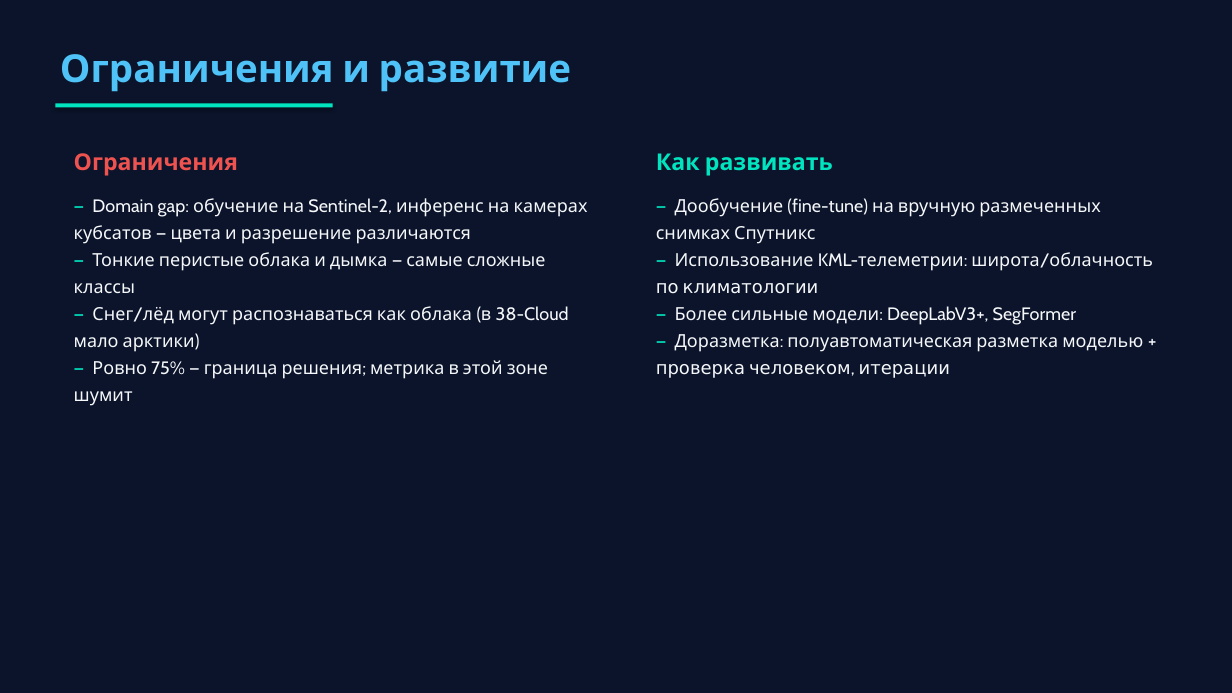
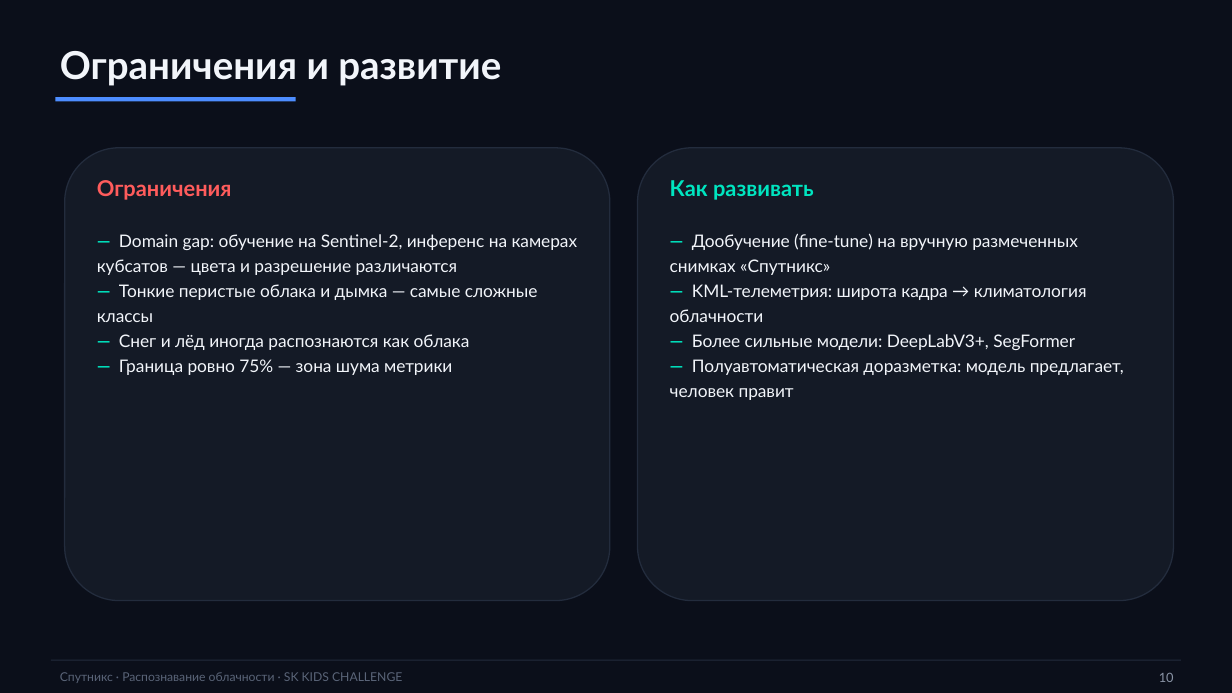
Before and after one commit to Kot3loy/sputnix-cloud-detection, a slide deck: slide 10 of presentation/Sputnix_cloud_detection.pptx. Drawn at 1232x693 pixels with LibreOffice and Linux fonts; fonts in the diff are those of the drawing. Boxes give left, top, right and bottom in pixels: in the first picture for what was removed or moved away, otherwise in the second. Text is boxed around its words. In the diff, an @@ line names an element or a change of style, - is before the commit and + after.

```diff
--- a/presentation/Sputnix_cloud_detection.pptx
+++ b/presentation/Sputnix_cloud_detection.pptx
@@ rectangle at (0,0,1232,693): fill #0B142A to #0B0F1A @@
@@ text "Ограничения и развитие" at (60,51,501,86): font Cabin to Lato, text colour #4FC3F7 to #F2F5FA @@
@@ rectangle: place and size @@
-rectangle at (55,104,333,107)
+rectangle at (55,97,296,102)
@@ rectangle at (55,97,296,102): fill #00E5C0 to #4D8DFF; shadow off @@
@@ rounded rectangle added at (65,148,610,601), fill #141A26, outline #232C3D 1 pt @@
@@ rounded rectangle added at (638,148,1174,601), fill #141A26, outline #232C3D 1 pt @@
@@ text "Ограничения": place and size @@
-text "Ограничения" at (74,153,238,176)
+text "Ограничения" at (97,180,232,200)
@@ text "Ограничения" at (97,180,232,200): size 18 to 17 pt, font Cabin to Lato, text colour #EF5350 to #FF5C5C @@
@@ text "Как развивать": place and size @@
-text "Как развивать" at (656,153,833,176)
+text "Как развивать" at (670,180,814,200)
@@ text "Как развивать" at (670,180,814,200): size 18 to 17 pt, font Cabin to Lato @@
@@ text "— Domain gap: обучение на ...": place and size @@
-text "— Domain gap: обучение на ..." at (74,198,588,406)
+text "— Domain gap: обучение на ..." at (97,234,578,375)
@@ text at (97,234,578,322): size 14 to 13.5 pt, font Cabin to Lato in "— Domain gap: обучение на Sentinel-2, инференс ...", "— Тонкие перистые облака и дымка — ..."; text colour #F5F7FA to #F2F5FA in "Domain gap: обучение на Sentinel-2, инференс на ...", "Тонкие перистые облака и дымка — самые ..."; line spacing 1.25 to 1.2 @@
@@ text "— Дообучение (fine-tune) на вручную ...": place and size @@
-text "— Дообучение (fine-tune) на вручную ..." at (656,198,1153,378)
+text "— Дообучение (fine-tune) на вручную ..." at (670,233,1124,400)
@@ text at (670,233,1087,322): text changed; size 14 to 13.5 pt; font Cabin to Lato; text colour #F5F7FA to #F2F5FA @@
-— Дообучение (fine-tune) на вручную размеченных снимках Спутникс
-— Использование KML-телеметрии: широта/облачность по климатологии
+— Дообучение (fine-tune) на вручную размеченных снимках «Спутникс»
+— KML-телеметрия: широта кадра → климатология облачности
@@ text at (119,334,470,375): text changed; size 14 to 13.5 pt; font Cabin to Lato; text colour #F5F7FA to #F2F5FA @@
-— Снег/лёд могут распознаваться как облака (в 38-Cloud мало арктики)
-— Ровно 75% — граница решения; метрика в этой зоне шумит
+— Снег и лёд иногда распознаются как облака
+— Граница ровно 75% — зона шума метрики
@@ text at (670,359,1124,400): text changed; size 14 to 13.5 pt; font Cabin to Lato; text colour #F5F7FA to #F2F5FA @@
-— Доразметка: полуавтоматическая разметка моделью + проверка человеком, итерации
+— Полуавтоматическая доразметка: модель предлагает, человек правит
@@ text at (692,334,1075,350): size 14 to 13.5 pt, font Cabin to Lato in "— Более сильные модели: DeepLabV3+, SegFormer"; text colour #F5F7FA to #F2F5FA in "Более сильные модели: DeepLabV3+, SegFormer"; line spacing 1.25 to 1.2 @@
@@ rectangle added at (51,660,1181,661), fill #232C3D @@
@@ text added at (60,672,402,683), 9.5 pt, text #5A6478 @@
+Спутникс · Распознавание облачности · SK KIDS CHALLENGE
@@ text added at (1159,673,1174,682), 10 pt, text #8A94A6 @@
+10
```
Also in this commit, not shown: 10 other slides changed, 1 slide added, 1 slide removed, 7 other files.
